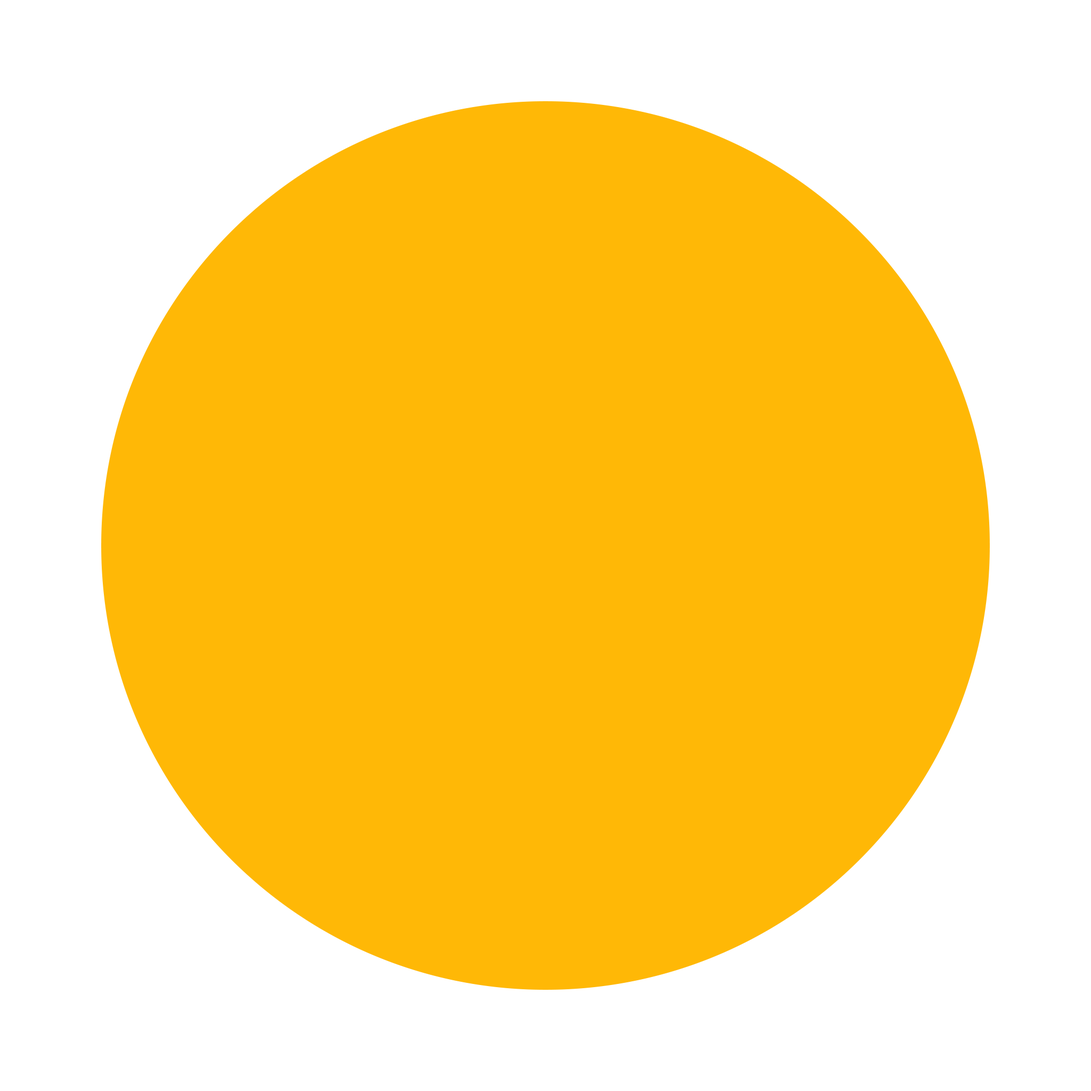
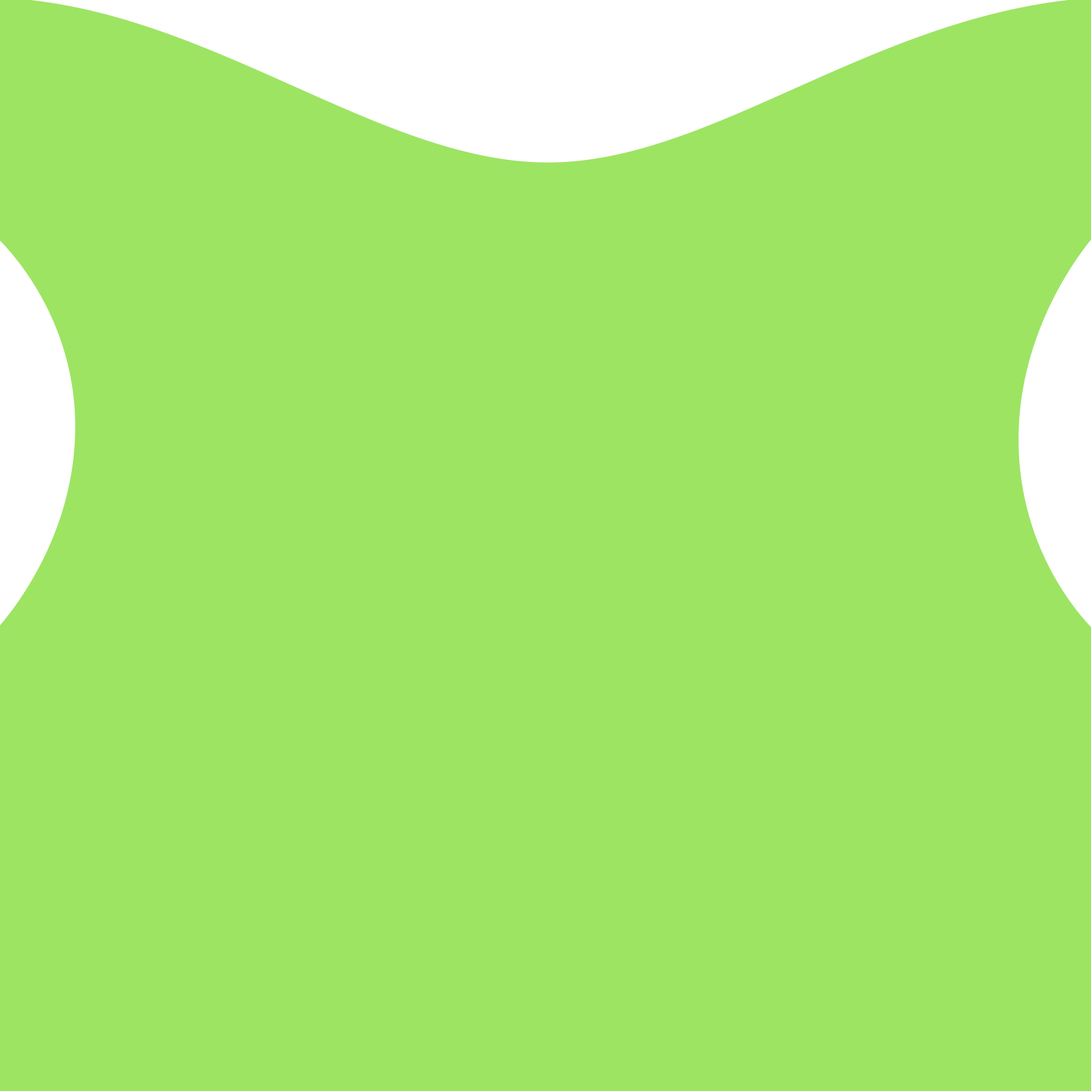
Before/after of a 1091x1091 layered artwork. What changed in the layer stack:
added layer "Green t-shirt" above "Lavender t-shirt" over (0, 0, 1091, 1091)
hid "Money" over (101, 101, 991, 991)
